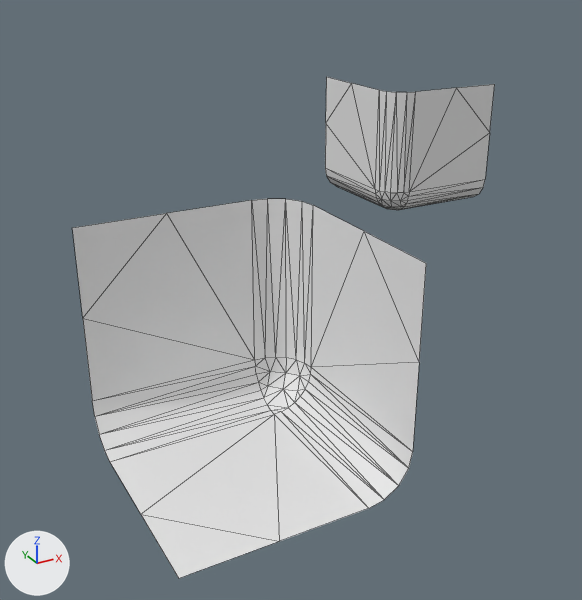
The OBJ model workshops/w6_polygonization/data/bmc/bmc_tiles/t_072.obj, before and after one commit.
The view is the same before and after, from a 50 mm lens placed at (-0.68, -1.031, 0.759), pointed at (-0.083, 0.054, 0.216). Lighting does not change. The marker at lower left points along +X, +Y and +Z. Mesh edges are drawn as thin lines. Where no turn or scale is listed for an object, it has been applied to the vertices.

Objects in the first picture: 't_072'.
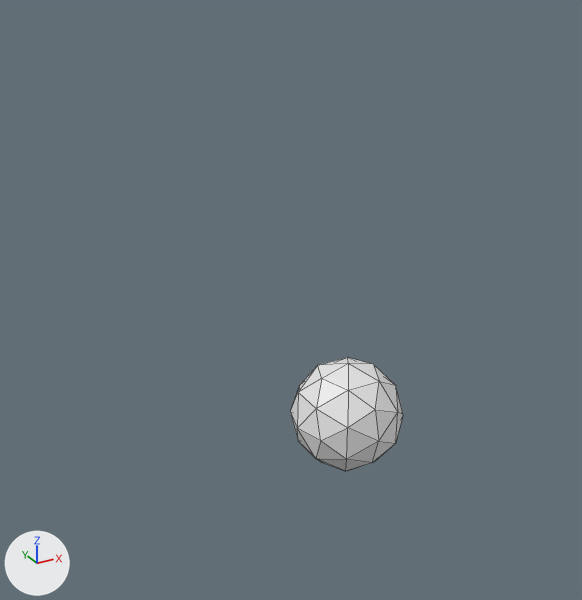
Changed parts and their boxes (x1, y1, x2, y2) in the pictures (582 x 600 px):
't_072', reshaped (73% narrower, 77% shorter): before (73, 77, 495, 578); after (290, 357, 403, 471)
part 1 of me_t_072, added: after (290, 357, 403, 471)
part 2 of me_t_072, deleted: before (325, 77, 495, 210)
part 3 of me_t_072, deleted: before (73, 199, 426, 578)

The change in detail:
me_t_072 has 104 vertices, 156 faces and spans x -0.5..0.5, y -0.5..0.5, z 0.25..0.5.
me_t_072 is used by ob_t_072; location (0.0, 0.0, 0.0).
me_t_072 part 1: a new loose piece, an icosphere of 80 faces spanning x -0.1..0.1, y -0.1..0.1, z -0.1..0.1.
me_t_072 part 2: the loose piece of 52 vertices spanning x 0.25..0.5, y 0.25..0.5, z 0.25..0.5 is deleted.
me_t_072 part 3: the loose piece of 52 vertices spanning x -0.5..-0.25, y -0.5..-0.25, z 0.25..0.5 is deleted.
